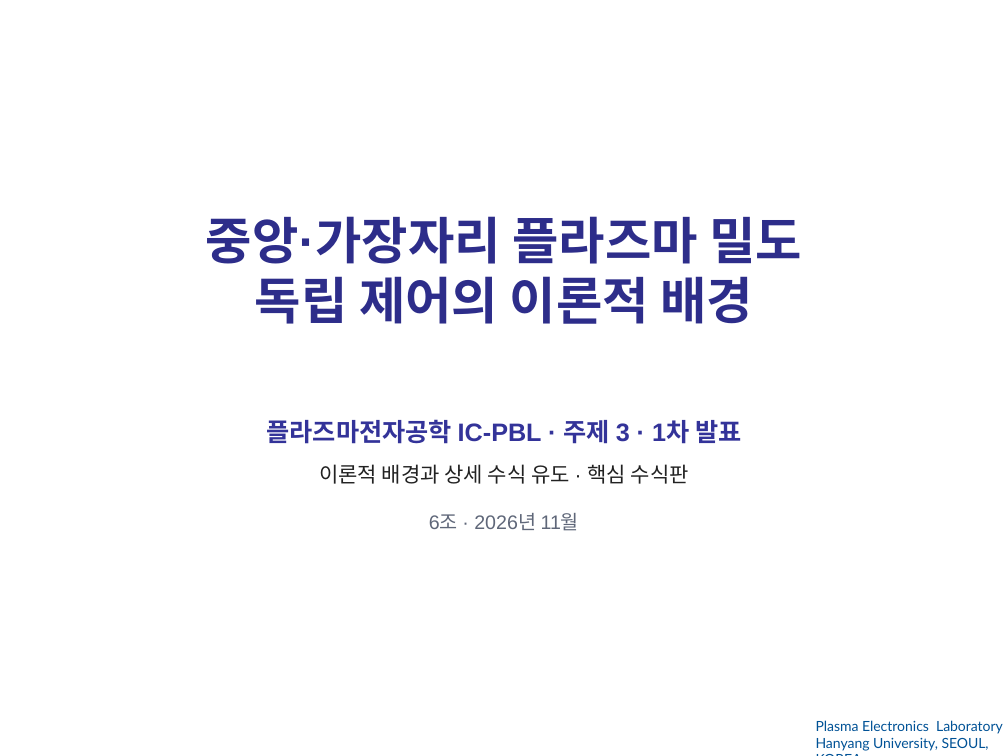
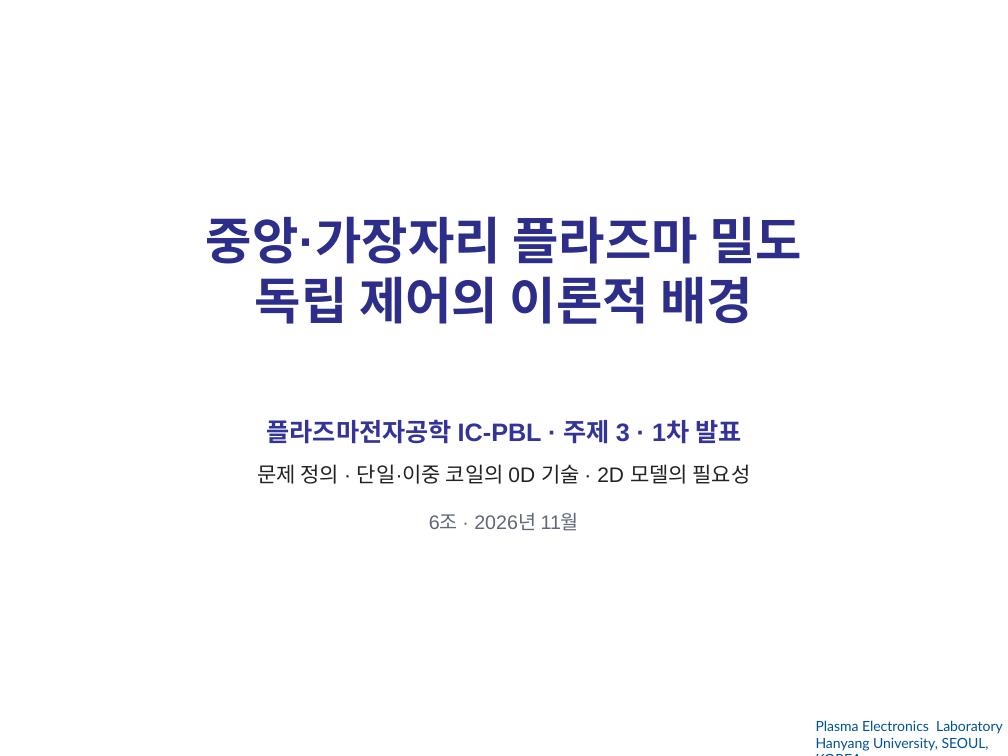
Before and after one commit to garlicjam-pyo/plasma, a slide deck: slide 1 of presentations/1차발표_README반영판.pptx. Drawn at 1008x756 pixels with LibreOffice and Linux fonts; fonts in the diff are those of the drawing; background and template pictures are left out. Boxes give left, top, right and bottom in pixels: in the first picture for what was removed or moved away, otherwise in the second. Text is boxed around its words. In the diff, an @@ line names an element or a change of style, - is before the commit and + after.

```diff
--- a/presentations/1차발표_README반영판.pptx
+++ b/presentations/1차발표_README반영판.pptx
@@ subtitle at [257,464,751,484]: text changed @@
-이론적 배경과 상세 수식 유도 · 핵심 수식판
+문제 정의 · 단일·이중 코일의 0D 기술 · 2D 모델의 필요성
```
Also in this commit, not shown: 5 other slides changed, 6 other files.
